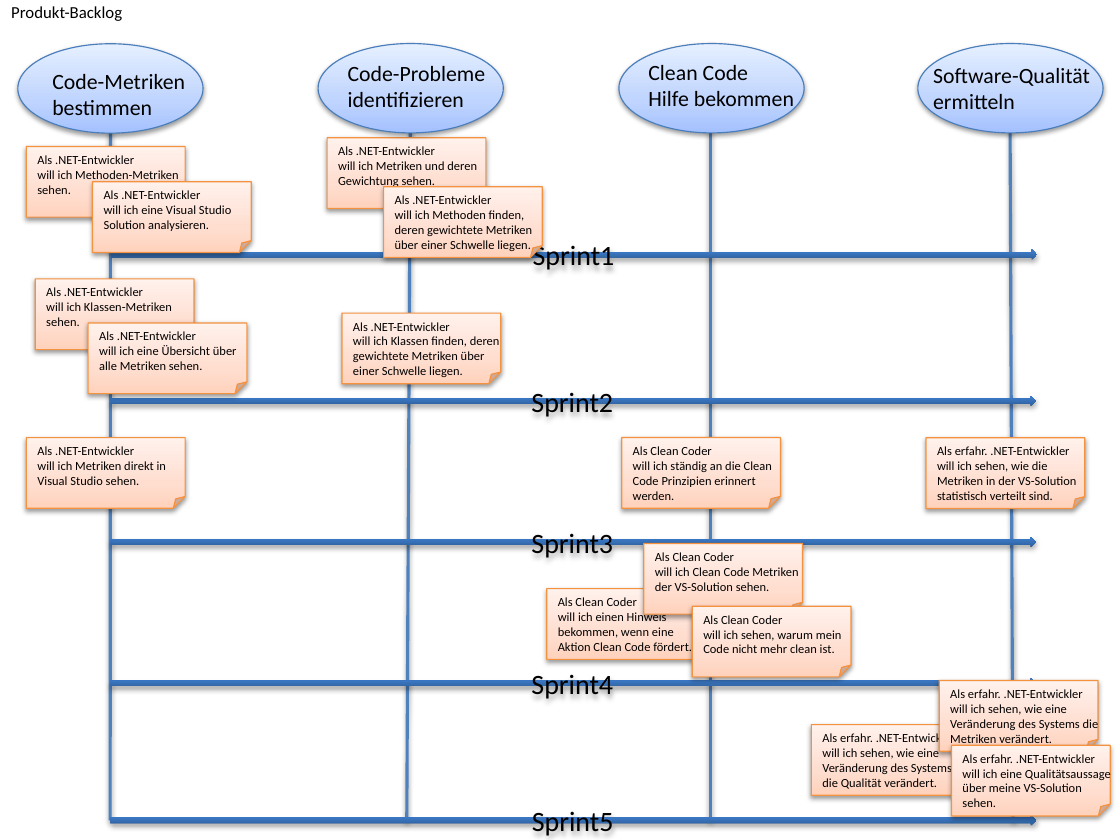
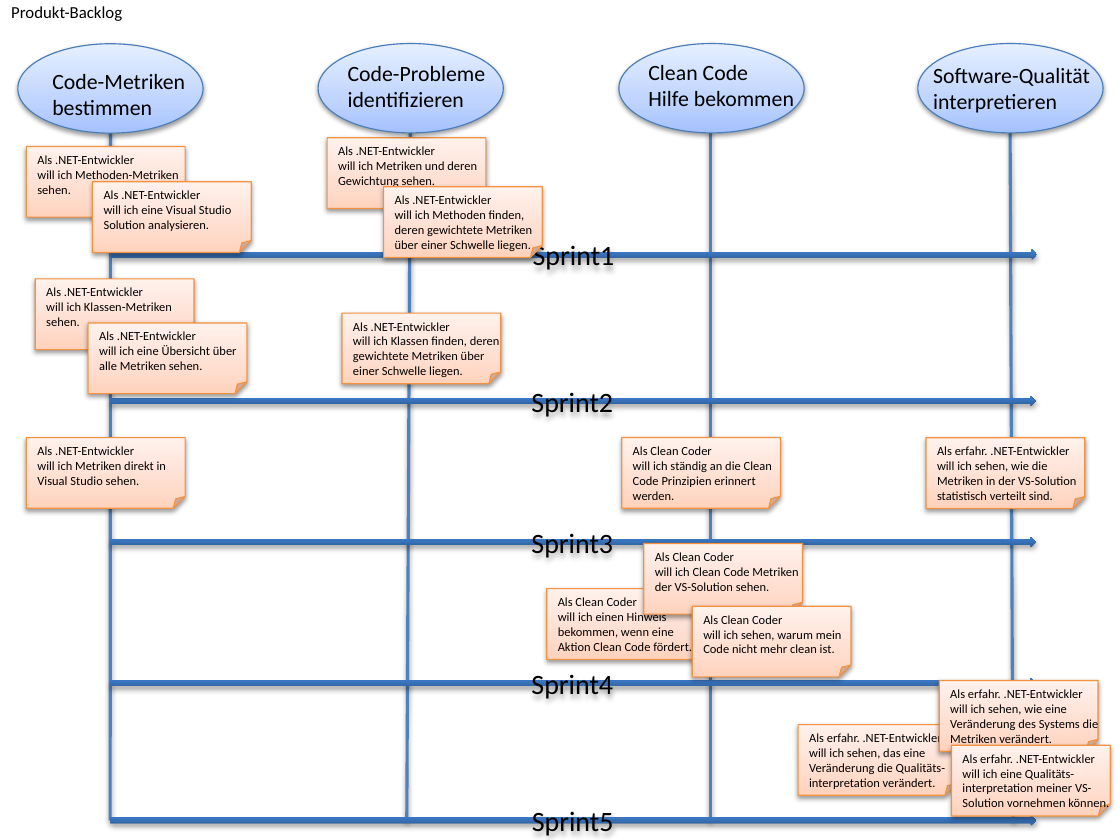
Before and after one commit to halllo/MTSS12, a slide deck: slide 5 of text/images/illustrations.pptx. Drawn at 1120x840 pixels with LibreOffice and Linux fonts; fonts in the diff are those of the drawing. Boxes give left, top, right and bottom in pixels: in the first picture for what was removed or moved away, otherwise in the second. Text is boxed around its words. In the diff, an @@ line names an element or a change of style, - is before the commit and + after.

```diff
--- a/text/images/illustrations.pptx
+++ b/text/images/illustrations.pptx
@@ text at (933,94,1057,116): text changed @@
-ermitteln
+interpretieren
@@ text "Als erfahr. .NET-Entwickler": place and size @@
-text "Als erfahr. .NET-Entwickler" at (822,732,955,789)
+text "Als erfahr. .NET-Entwickler" at (809,732,945,789)
@@ folded corner: place and size @@
-folded corner at (811,725,970,795)
+folded corner at (799,725,958,795)
@@ text at (809,748,945,789): text changed @@
-will ich sehen, wie eine Veränderung des Systems
-die Qualität verändert.
+will ich sehen, das eine Veränderung die Qualitäts-interpretation verändert.
@@ text at (962,769,1109,811): text changed @@
-will ich eine Qualitätsaussage über meine VS-Solution sehen.
+will ich eine Qualitäts-interpretation meiner VS-Solution vornehmen können.
```
Also in this commit, not shown: 1 other slide changed, 5 other files.
